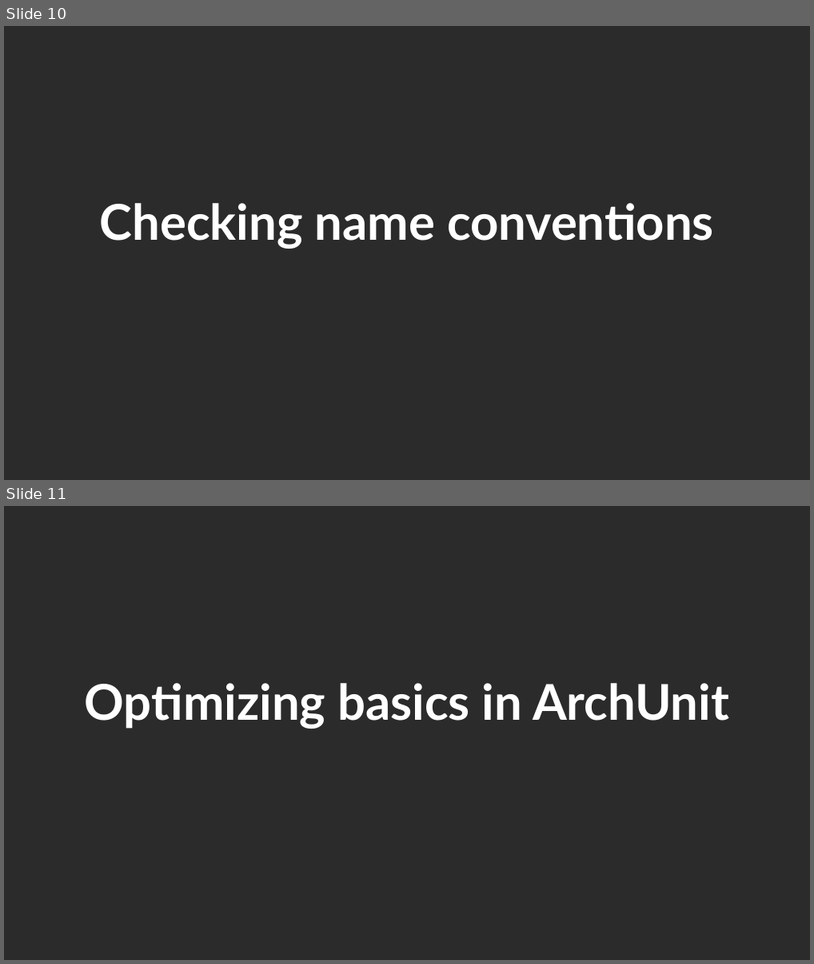
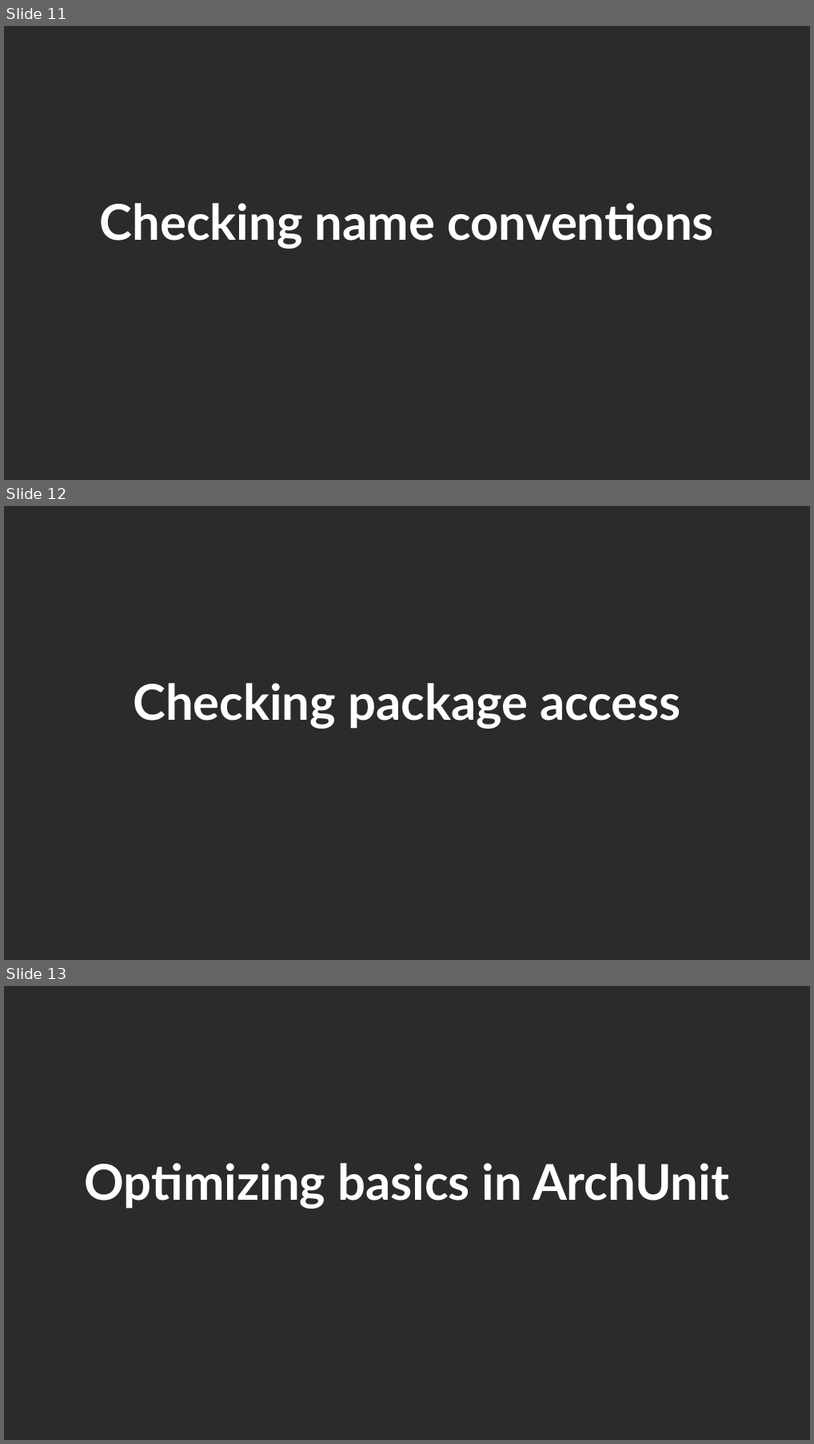
Before and after one commit to JonathanOhara/archunit-presentation, a slide deck: ArchUnit.pptx. Shown one above the other, each under a label of ours: slides 10 and 11 before the commit, slides 11, 12 and 13 after it. The pictures are 814x964 and 814x1444 pixels, drawn with LibreOffice and Linux fonts; fonts in the diff are those of the drawing; background and template pictures are left out; a plain dark background stands for a picture behind light text. Boxes give left, top, right and bottom in pixels: in the first picture for what was removed or moved away, otherwise in the second. Text is boxed around its words. In the diff, an @@ line names an element or a change of style, - is before the commit and + after.

```diff
--- a/ArchUnit.pptx
+++ b/ArchUnit.pptx
@@ slide 12 added at box(4, 506, 810, 960), background picture (left out) @@
@@ title added at box(133, 683, 681, 728), 88 pt, text #FFFFFF, bold @@
+Checking package access
@@ what was slide 10 is now slide 11 @@
@@ what was slide 11 is now slide 13 @@
```
Also in this commit, not shown: 1 other slide added, 7 other files.
